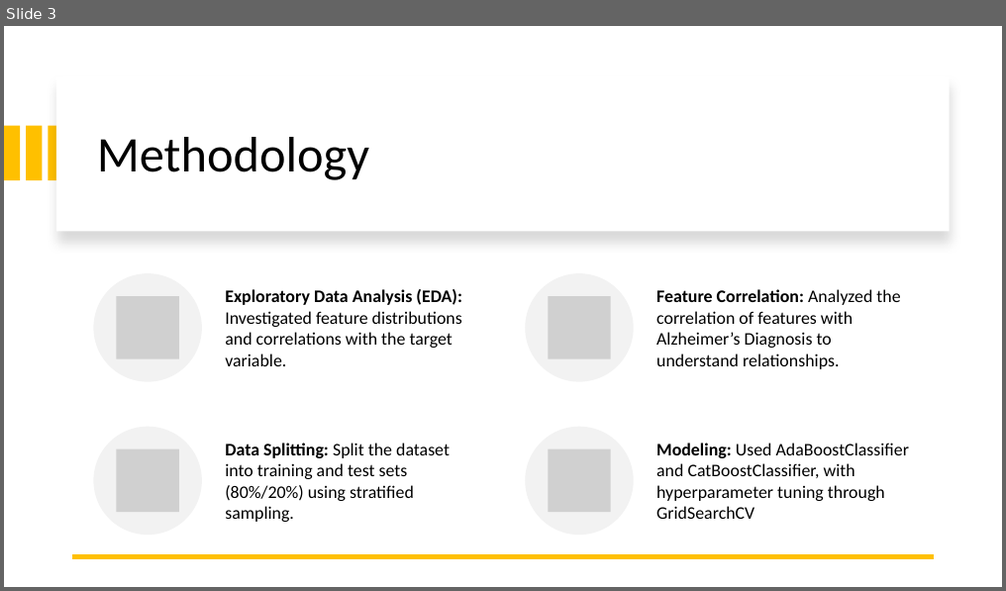
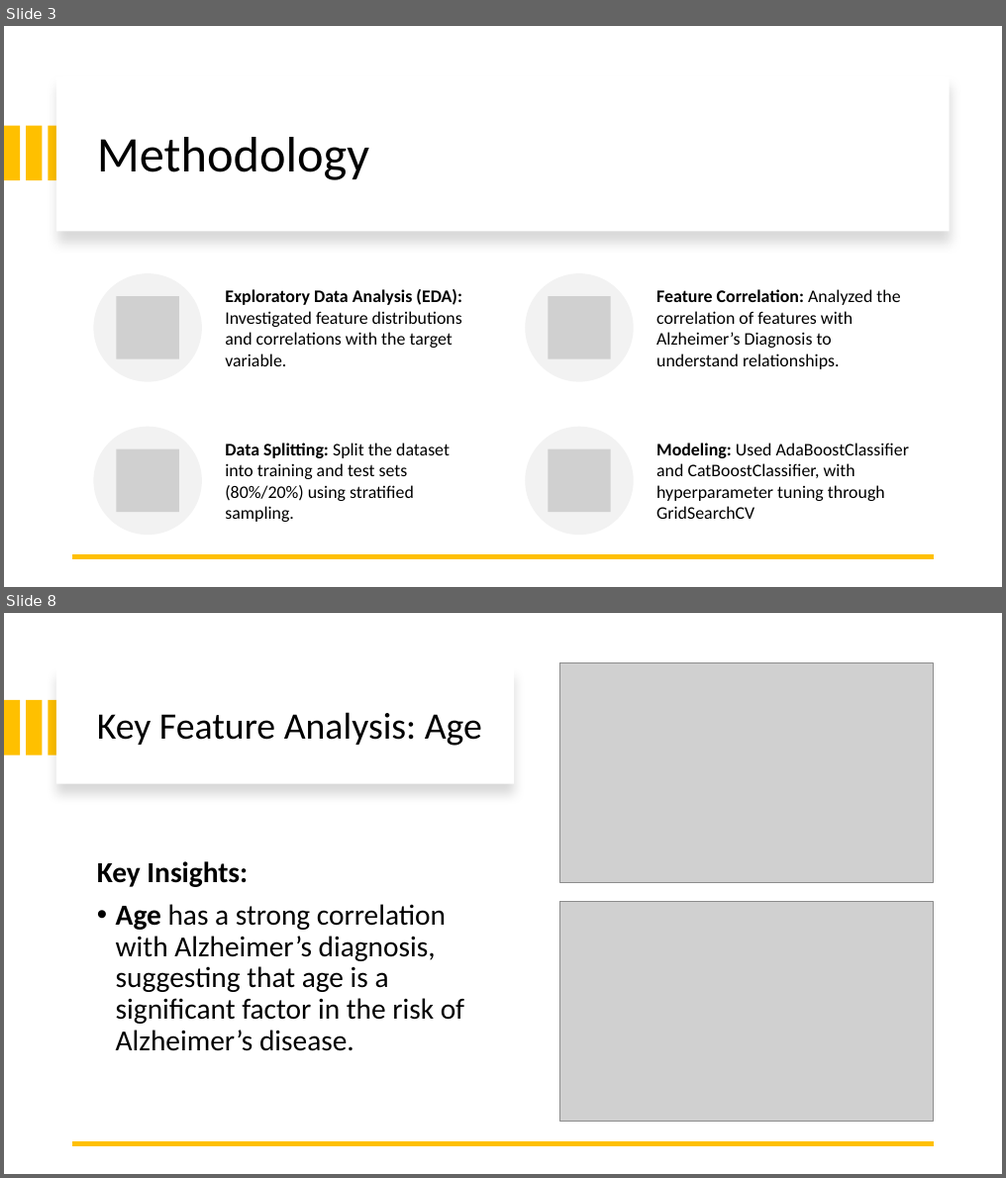
Before and after one commit to ileontios03/EPL448_Project, a slide deck: presentation.pptx. Shown one above the other, each under a label of ours: slide 3 before the commit, slides 3 and 8 after it; the slides between them are not shown. The pictures are 1006x591 and 1006x1178 pixels, drawn with LibreOffice and Linux fonts; fonts in the diff are those of the drawing; grey boxes stand for pictures. Boxes give left, top, right and bottom in pixels: in the first picture for what was removed or moved away, otherwise in the second. Text is boxed around its words. In the diff, an @@ line names an element or a change of style, - is before the commit and + after.

```diff
--- a/presentation.pptx
+++ b/presentation.pptx
@@ slide 8 added at [4,613,1002,1174], background #FFFFFF @@
@@ rectangle added at [56,666,514,784], fill #FFFFFF @@
@@ picture added at [559,663,933,882] @@
@@ rectangle added at [4,700,20,756], fill #FFC000 @@
@@ rectangle added at [26,700,42,756], fill #FFC000 @@
@@ rectangle added at [49,700,63,756], fill #FFC000 @@
@@ title added at [97,712,482,746], 36 pt, text #000000 @@
+Key Feature Analysis: Age
@@ text added at [97,861,464,1052], 28 pt, text #000000 @@
+Key Insights:
+• Age has a strong correlation with Alzheimer’s diagnosis, suggesting that age is a significant factor in the risk of Alzheimer’s disease.
@@ picture added at [559,902,933,1121] @@
@@ line added from (934, 1145) to (73, 1145), #FFC000 4.5 pt @@
```
Also in this commit, not shown: 3 slides changed, 4 other slides added, 6 other files.
